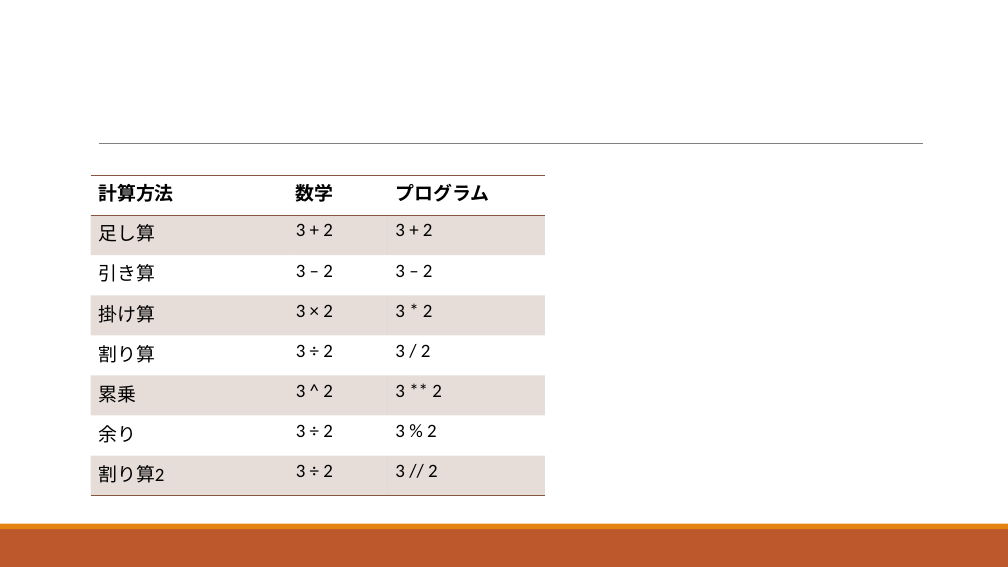
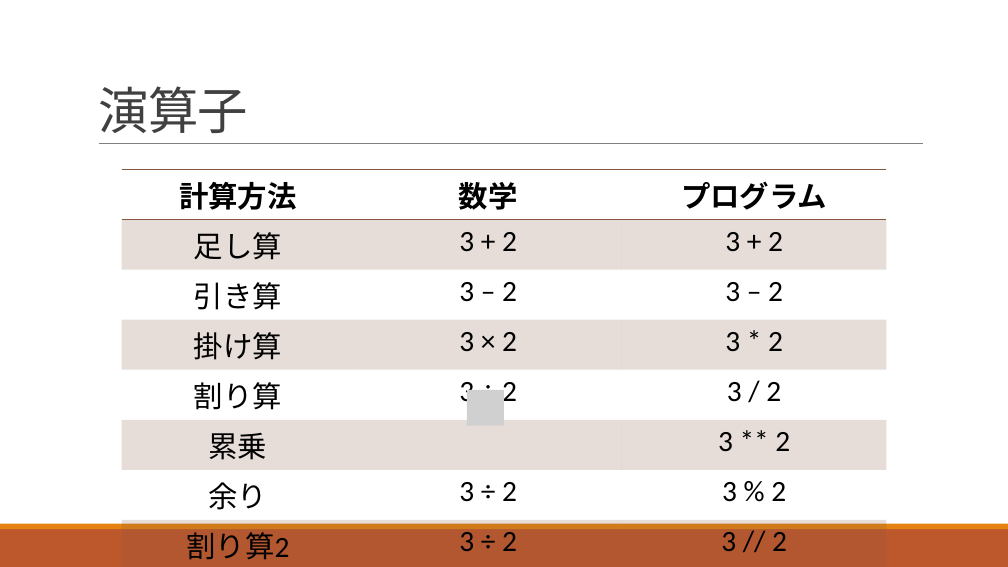
Before and after one commit to navy1634/Teach, a slide deck: slide 10 of 20230530/unit1.pptx. Drawn at 1008x567 pixels with LibreOffice and Linux fonts; fonts in the diff are those of the drawing; grey boxes stand for pictures. Boxes give left, top, right and bottom in pixels: in the first picture for what was removed or moved away, otherwise in the second. Text is boxed around its words. In the diff, an @@ line names an element or a change of style, - is before the commit and + after.

```diff
--- a/20230530/unit1.pptx
+++ b/20230530/unit1.pptx
@@ title added at (x1=98, y1=86, x2=248, y2=133), 48 pt, text #404040 @@
+演算子
@@ table at (x1=122, y1=169, x2=887, y2=564) @@
-row 6, column 2: 3 ^ 2
+row 6, column 2: 
@@ size 18 to 28 pt @@
@@ alignment left to centre @@
@@ table resized from (x1=91, y1=175, x2=545, y2=496) to (x1=122, y1=169, x2=887, y2=564) @@
@@ picture added at (x1=467, y1=390, x2=504, y2=426) @@
```
Also in this commit, not shown: 8 other slides changed, 1 slide added, 1 slide removed, 1 other file.
